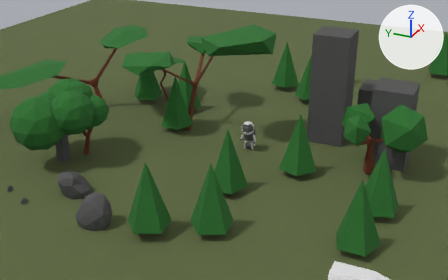
The glTF model public/models/assets.glb as it was, and as the next commit left it.
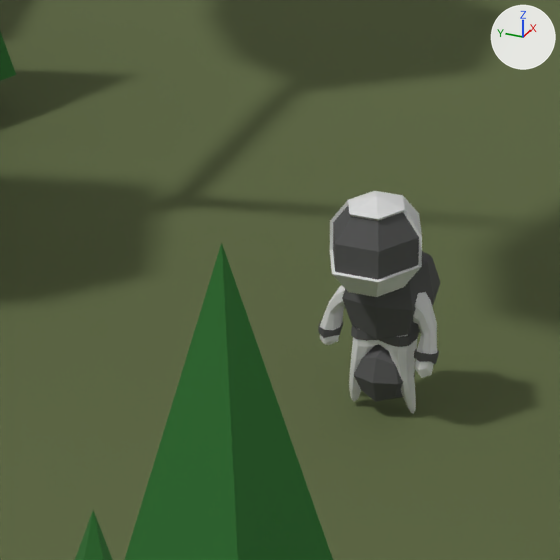
Old and new are each drawn from a 50 mm lens placed at (-29.11, -11.58, 14.86), pointed at (-0.78, 1.17, 0.69) and again close up on the part from 44% to 61% of the width and 34% to 60% of the height. Every picture has the same lights, and +X, +Y and +Z are marked at upper right. Vertices at the same position are counted once.

In view in the first close-up: 'Astronaut', 'Character', 'Cone.006', 'Cone.011', 'Ground'.
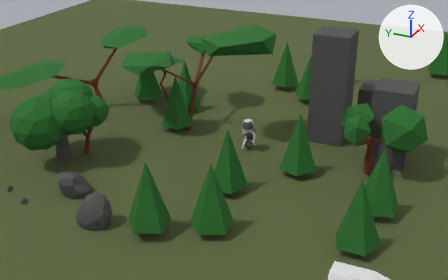
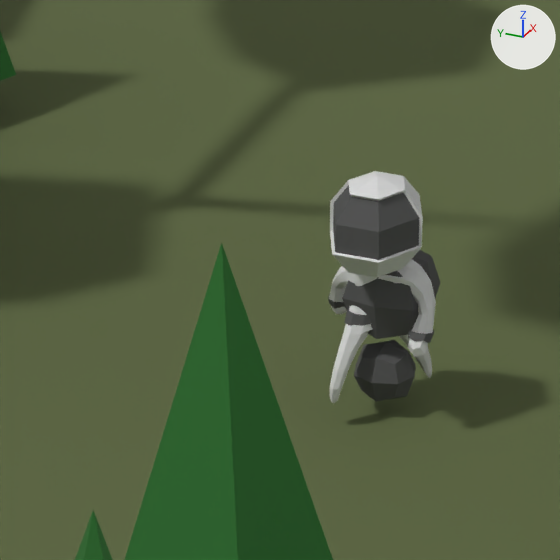
The newer file adds a shape key; the second version is drawn at full value of the shape key 'Key 2' of 'Astronaut', and the change is written as the vertex moves it makes.

Pixel boxes [x1, y1, x2, y2] of what changed, in the close-ups (560 x 560 px; the box of a moved part takes in the faces that stretch with it):
'Astronaut', reshaped, moved (11% narrower)
    before: [318, 191, 439, 414]
    after: [328, 171, 436, 404]
part 1 of me_astronaut, moved or reshaped
    before: [318, 285, 439, 414]
    after: [328, 266, 436, 404]

What the commit changed:
me_astronaut is used by ob_astronaut; location (0.0, 0.0, 0.0).
me_astronaut had 381 vertices, 748 faces and spanned x -0.6..0.16, y -0.46..0.49, z 0.0..1.76.
me_astronaut now has 381 vertices, 748 faces and spans x -0.6..0.35, y -0.46..0.49, z 0.0..1.76.
me_astronaut part 1: 282 of 381 vertices moved; they spanned x -0.25..0.16, y -0.46..0.49, z 0.0..0.95 and now span x -0.47..0.35, y -0.46..0.49, z 0.0..0.95; mean shift (0.0, 0.0, 0.01); largest move (0.01, 0.23, 0.01) -> (-0.39, 0.23, 0.02).
Object 'Astronaut' (ob_astronaut) moves from (0.0, 0.0, 0.0) to (0.0, 0.0, 0.15).
